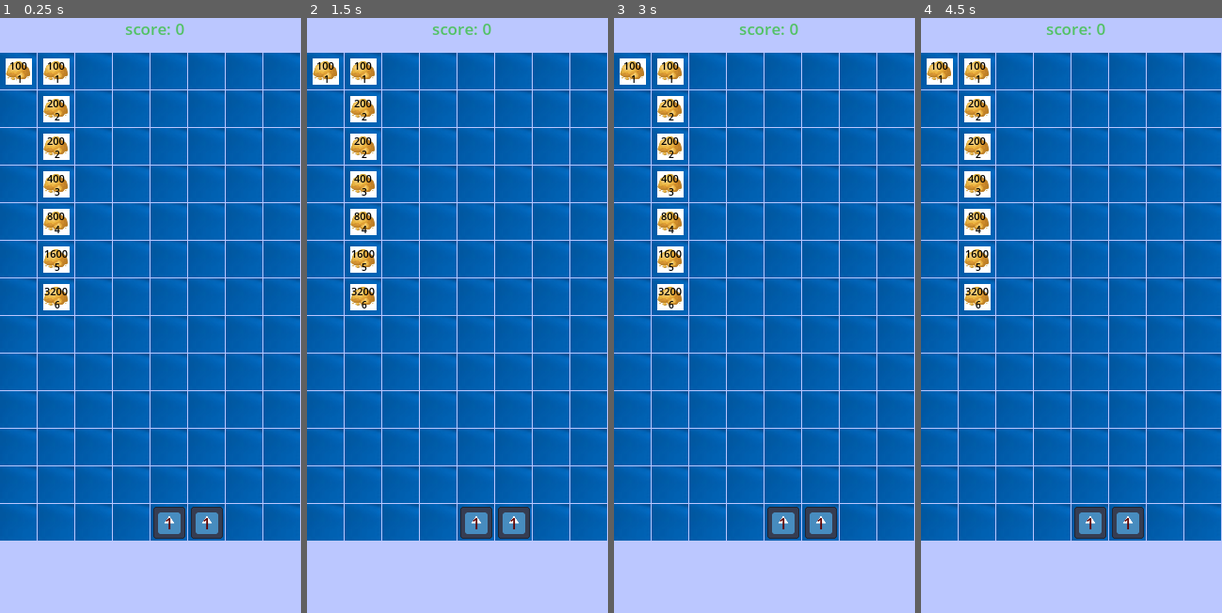
Above: before the commit, frames 1-4 (left to right).
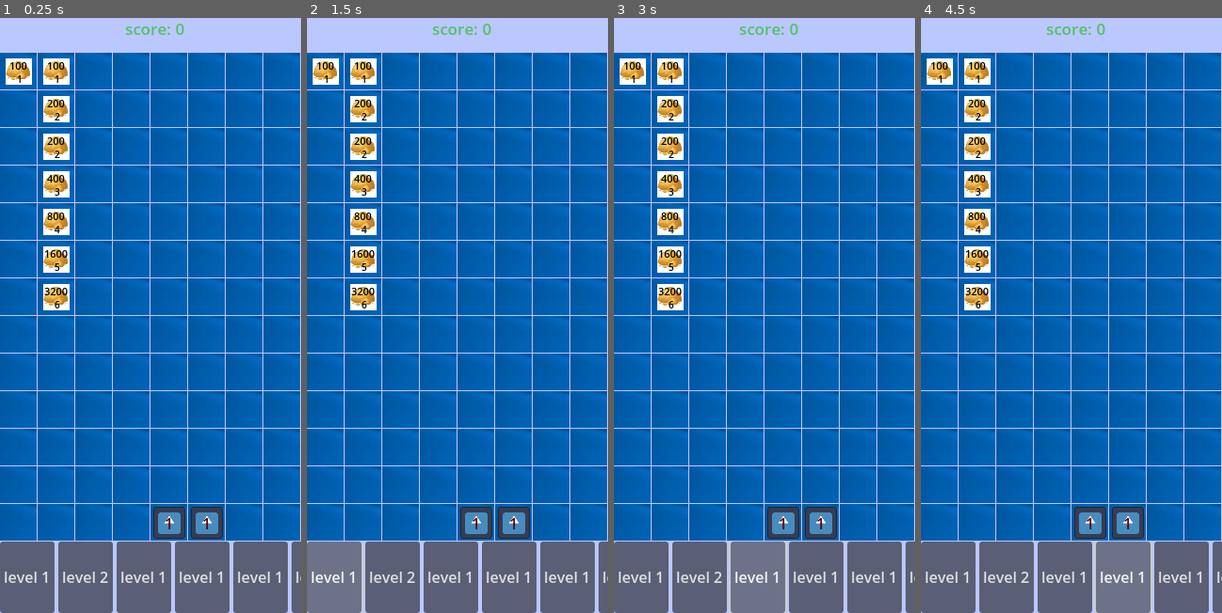
Above: after the commit, the same moments.

Repository: liu5855019/dm_sync
Game: Godot game, scene res://tscns/level/level.tscn
Same seed, same stepped clock (60 frames per second), same inputs: the game is played once before the commit and once after it. The engine's default icon, where the game draws it, is replaced by a stand-in: a white triangle on a blue panel in a dark square.
Inputs (mouse positions are in pixels of both pictures, inside the frame that each line leads up to):
- Up to frame 1 (0.25 s): no input
- Up to frame 2 (1.5 s): click (391, 577) at 0.5 s, where only the run after the commit has a clickable "level 2"; click (334, 577) at 1.25 s, where only the run after the commit has a clickable "level 1"
- Up to frame 3 (3 s): click (641, 577) at 2 s, where only the run after the commit has a clickable "level 1"; click (758, 577) at 2.75 s, where only the run after the commit has a clickable "level 1"
- Up to frame 4 (4.5 s): click (1065, 577) at 3.5 s, where only the run after the commit has a clickable "level 1"; click (1122, 577) at 4.25 s, where only the run after the commit has a clickable "level 1"

The runs differ from the first frame. In frame 1, 11% of the frame differs, in the area x 0-100%, y 87-100%; in frame 2, 11%; in frame 3, 11%; in frame 4, 11%.

Commit message:
add level btn

Diff:
--- a/CaiKuang/project.godot
+++ b/CaiKuang/project.godot
@@ -26,6 +26,11 @@
 window/stretch/mode="canvas_items"
 window/handheld/orientation=1
 
+[input_devices]
+
+pointing/emulate_touch_from_mouse=true
+pointing/emulate_mouse_from_touch=false
+
 [rendering]
 
 renderer/rendering_method="mobile"
--- a/CaiKuang/tscns/level/level.tscn
+++ b/CaiKuang/tscns/level/level.tscn
@@ -1,7 +1,7 @@
 [gd_scene load_steps=6 format=4 uid="uid://c5uuk3524ip0w"]
 
 [ext_resource type="Texture2D" uid="uid://6633hcir26ly" path="res://items/MapTile.png" id="1_011u6"]
-[ext_resource type="Script" uid="uid://b2kxrljth2udh" path="res://tscns/level.gd" id="1_nfut8"]
+[ext_resource type="Script" uid="uid://b2kxrljth2udh" path="res://tscns/level/level.gd" id="1_nfut8"]
 [ext_resource type="PackedScene" uid="uid://dbo3cbre768nl" path="res://tscns/score/score.tscn" id="2_5e6ql"]
 
 [sub_resource type="TileSetAtlasSource" id="TileSetAtlasSource_011u6"]
@@ -30,3 +30,38 @@
 tile_set = SubResource("TileSet_011u6")
 
 [node name="Resources" type="Node2D" parent="."]
+
+[node name="ScrollContainer" type="ScrollContainer" parent="."]
+custom_minimum_size = Vector2(0, 76)
+offset_top = 564.0
+offset_right = 320.0
+offset_bottom = 640.0
+vertical_scroll_mode = 0
+
+[node name="HBoxContainer" type="HBoxContainer" parent="ScrollContainer"]
+custom_minimum_size = Vector2(0, 76)
+layout_mode = 2
+
+[node name="Button" type="Button" parent="ScrollContainer/HBoxContainer"]
+layout_mode = 2
+text = "level 1"
+
+[node name="Button2" type="Button" parent="ScrollContainer/HBoxContainer"]
+layout_mode = 2
+text = "level 2"
+
+[node name="Button3" type="Button" parent="ScrollContainer/HBoxContainer"]
+layout_mode = 2
+text = "level 1"
+
+[node name="Button4" type="Button" parent="ScrollContainer/HBoxContainer"]
+layout_mode = 2
+text = "level 1"
+
+[node name="Button5" type="Button" parent="ScrollContainer/HBoxContainer"]
+layout_mode = 2
+text = "level 1"
+
+[node name="Button6" type="Button" parent="ScrollContainer/HBoxContainer"]
+layout_mode = 2
+text = "level 1"
